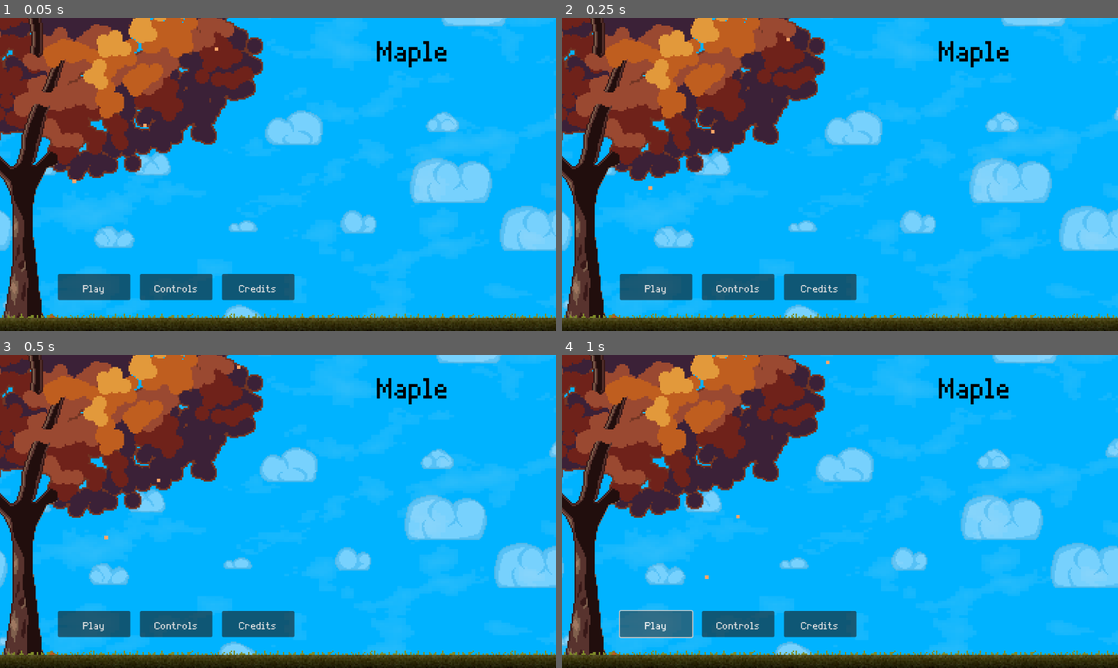
Above: before the commit, frames 1-4 (two rows, left to right).
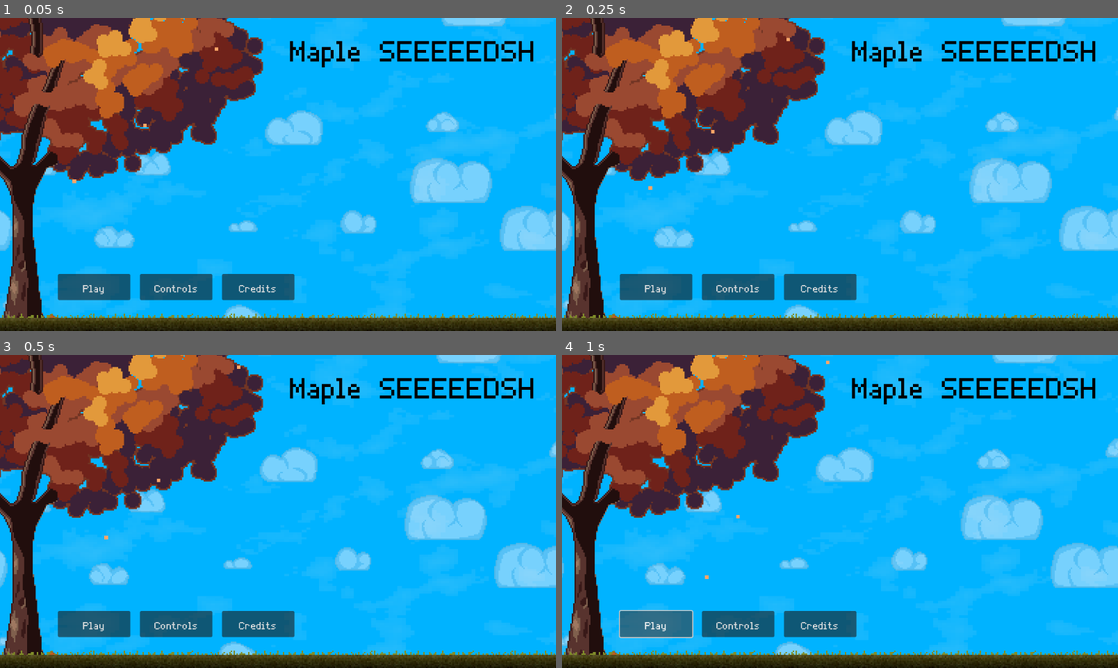
Above: after the commit, the same moments.

Repository: FreekDS/brackeys-2023.1
Game: Godot game, scene res://UI/main_menu.tscn
The game is run twice, just before and just after one commit, with the same random seed, the same clock (stepped at 60 frames per second) and the same inputs. This scene is started directly instead of the project's main scene.
Inputs:
- Up to frame 1 (0.05 s): no input
- Up to frame 2 (0.25 s): no input
- Up to frame 3 (0.5 s): no input
- Up to frame 4 (1 s): click "Play" at 0.5 s

The runs differ from the first frame. In frame 1, 1.4% of the frame differs, in the area x 52-96%, y 7-16%; in frame 2, 1.4%; in frame 3, 1.4%; in frame 4, 1.4%.

Commit message:
dees zijn men laatste changes voor vandaga :(

Diff:
--- a/Common/main.gd
+++ b/Common/main.gd
@@ -64,7 +64,7 @@
 		lumberaxeSpawner.startThrowAtPlayer()
 
 func _on_win_screen_win():
-	emit_signal("win")
+#	emit_signal("win")
 	gamePlaying = true
 
 func lose():
--- a/UI/main_menu.tscn
+++ b/UI/main_menu.tscn
@@ -166,7 +166,7 @@
 theme_override_fonts/normal_font = ExtResource("2_oautg")
 theme_override_font_sizes/normal_font_size = 120
 bbcode_enabled = true
-text = "[center]Maple[/center]"
+text = "[center]Maple SEEEEEDSH[/center]"
 fit_content = true
 
 [node name="Highscore" type="RichTextLabel" parent="."]
Not shown: 2 places in InteractingObjects/Bird/Bird.tscn that only renumber resources
